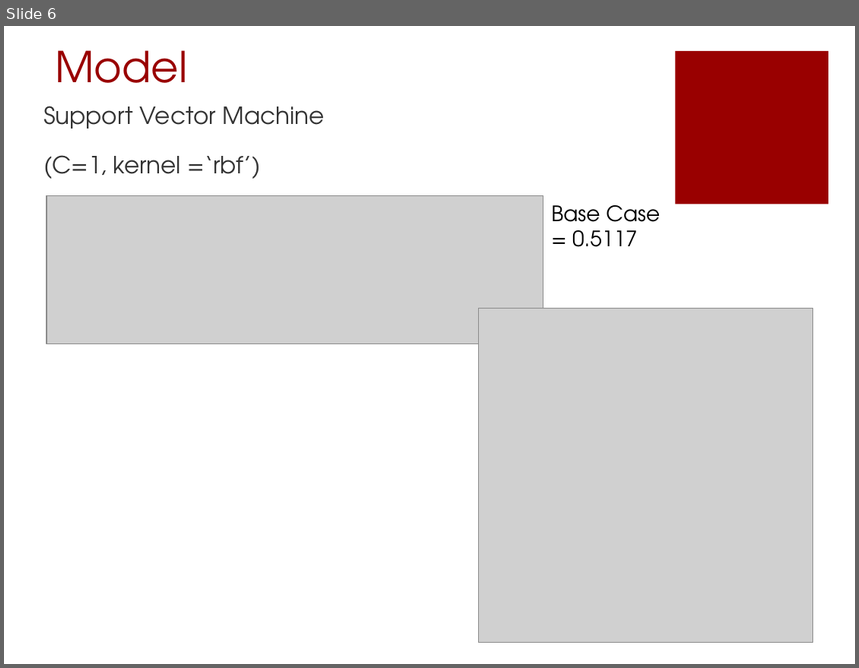
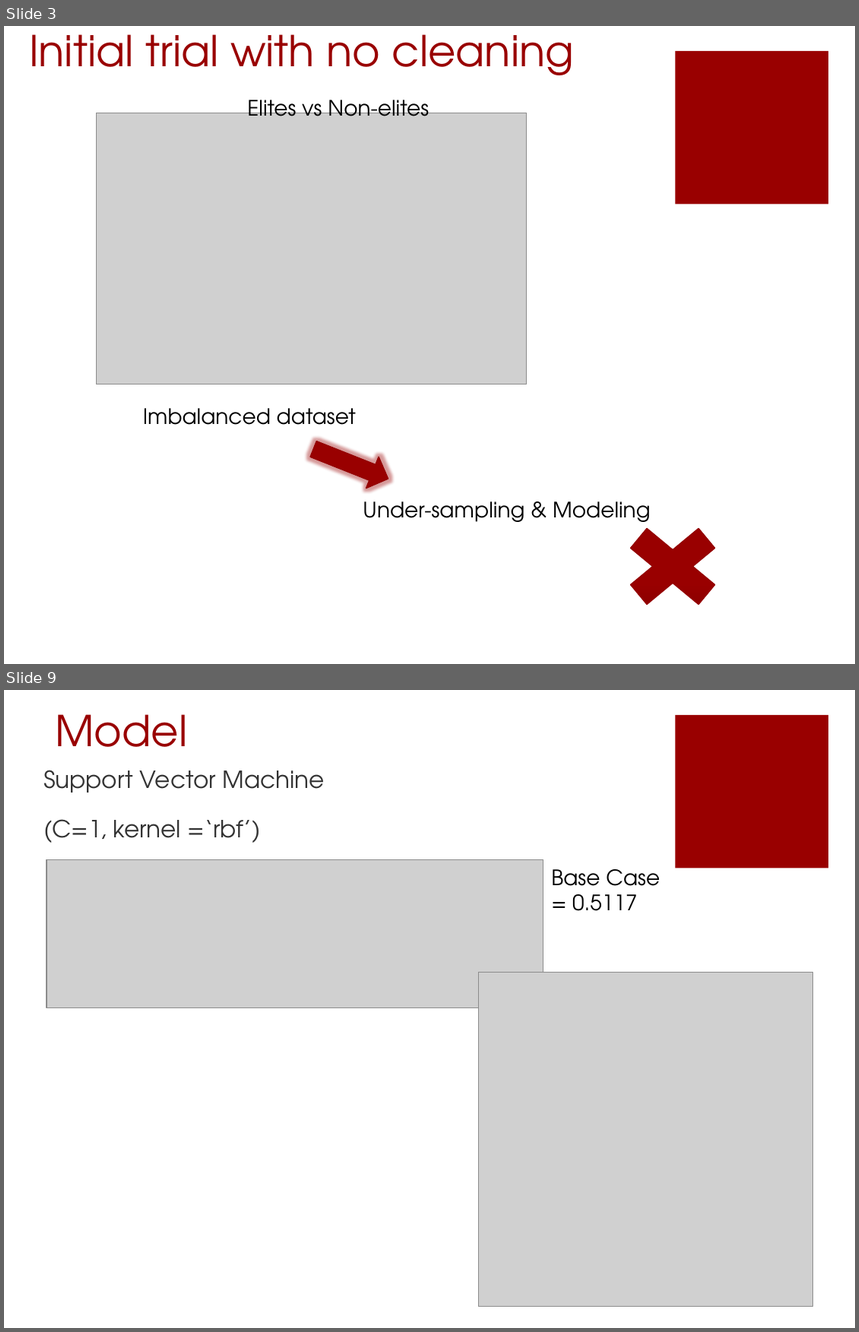
Before and after one commit to chc610/DAT_SF_18, a slide deck: final_project/Yelp_final.pptx. Shown one above the other, each under a label of ours: slide 6 before the commit, slides 3 and 9 after it; the slides between them are not shown. The pictures are 859x668 and 859x1332 pixels, drawn with LibreOffice and Linux fonts; fonts in the diff are those of the drawing; grey boxes stand for pictures. Boxes give left, top, right and bottom in pixels: in the first picture for what was removed or moved away, otherwise in the second. Text is boxed around its words. In the diff, an @@ line names an element or a change of style, - is before the commit and + after.

```diff
--- a/final_project/Yelp_final.pptx
+++ b/final_project/Yelp_final.pptx
@@ slide 3 added at <box>4,26,855,664</box>, background #FFFFFF; not listed: 1 template element that a slide beside it also shows @@
@@ title added at <box>29,34,574,75</box>, 36 pt, text #990000 @@
+Initial trial with no cleaning
@@ text added at <box>247,94,429,116</box>, 18 pt, text #000000 @@
+Elites vs Non-elites
@@ picture added at <box>96,113,527,385</box> @@
@@ text added at <box>143,408,356,425</box>, 18 pt, text #000000 @@
+Imbalanced dataset
@@ right arrow added at <box>307,433,394,494</box>, fill gradient #830000 to #990000, outline #960000 1 pt @@
@@ text added at <box>363,502,651,522</box>, 18 pt, text #000000 @@
+Under-sampling & Modeling
@@ cross added at <box>607,513,739,621</box>, fill gradient #830000 to #990000, outline #960000 1 pt @@
@@ what was slide 6 is now slide 9 @@
```
Also in this commit, not shown: 5 slides changed, 2 other slides added, 1 other file.
